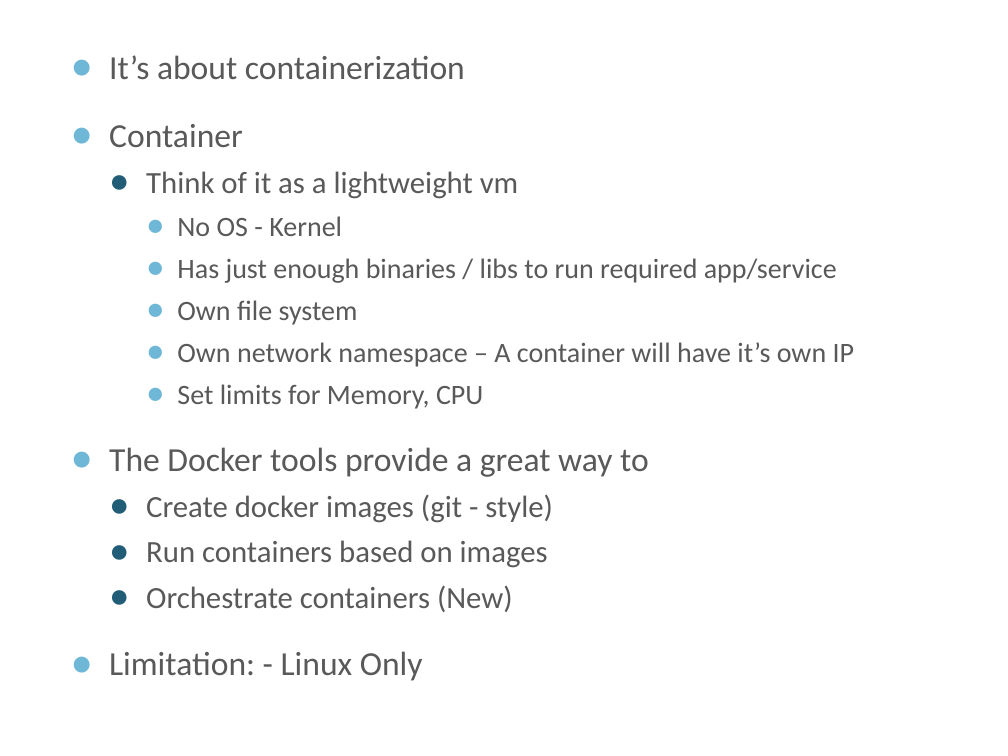
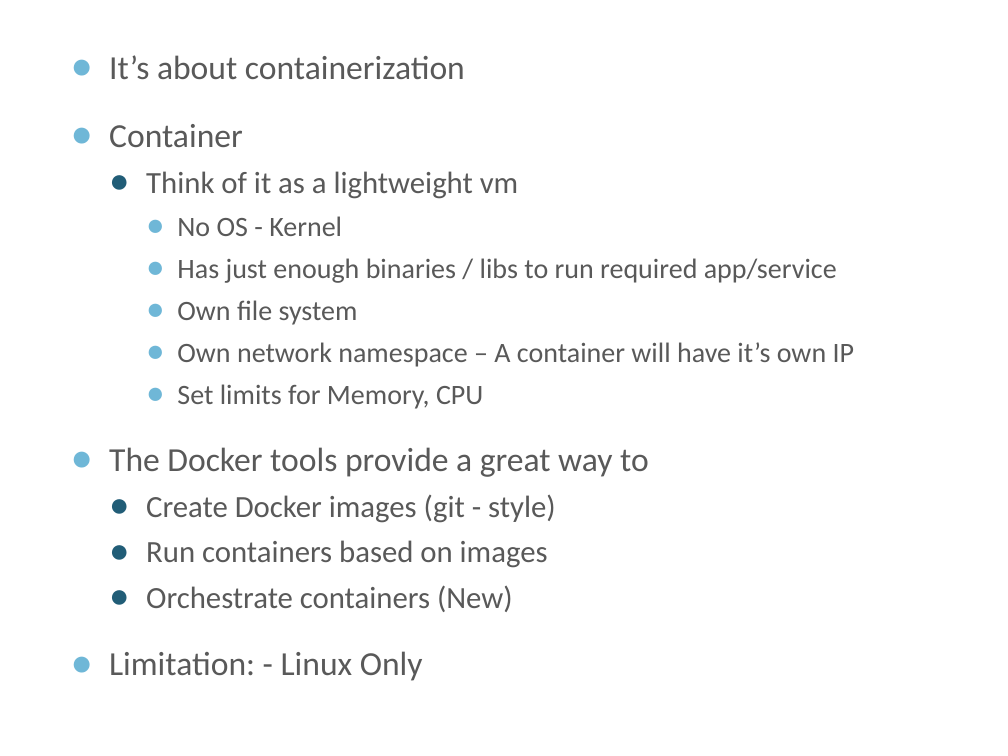
Before and after one commit to zakeeruddin21/Docker-101, a slide deck: slide 4 of Docker 101 - Nisum DevOps Meetup.pptx. Drawn at 1008x756 pixels with LibreOffice and Linux fonts; fonts in the diff are those of the drawing; background and template pictures are left out. Boxes give left, top, right and bottom in pixels: in the first picture for what was removed or moved away, otherwise in the second. Text is boxed around its words. In the diff, an @@ line names an element or a change of style, - is before the commit and + after.

```diff
--- a/Docker 101 - Nisum DevOps Meetup.pptx
+++ b/Docker 101 - Nisum DevOps Meetup.pptx
@@ text at (146, 495, 556, 523): text changed @@
-  ● Create docker images (git - style)
+  ● Create Docker images (git - style)
```
Also in this commit, not shown: 1 other slide changed, 2 slides added, 1 other file.
